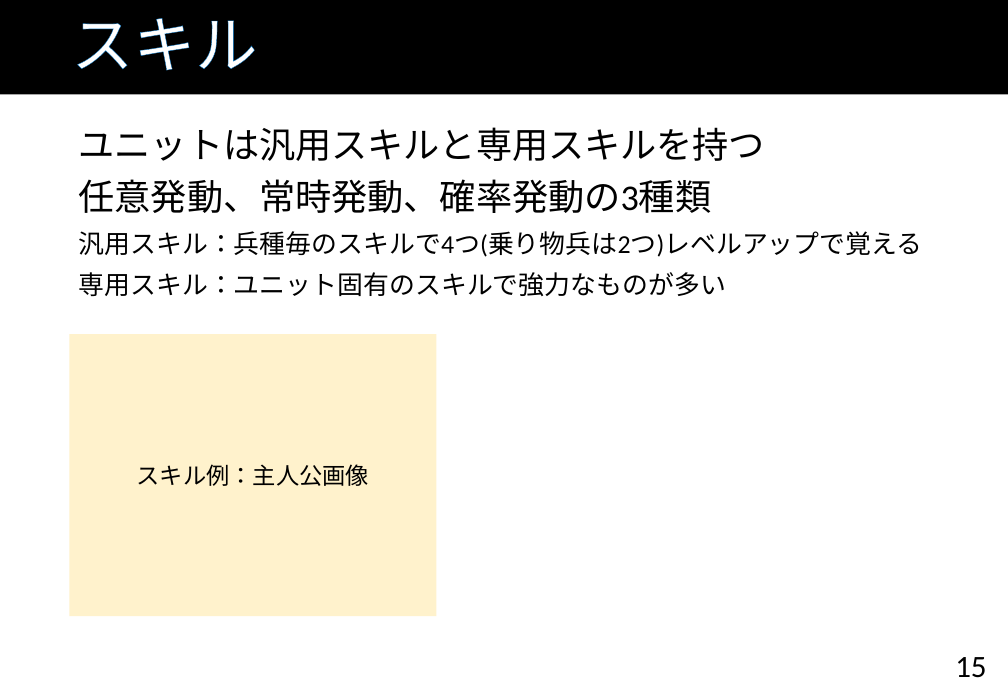
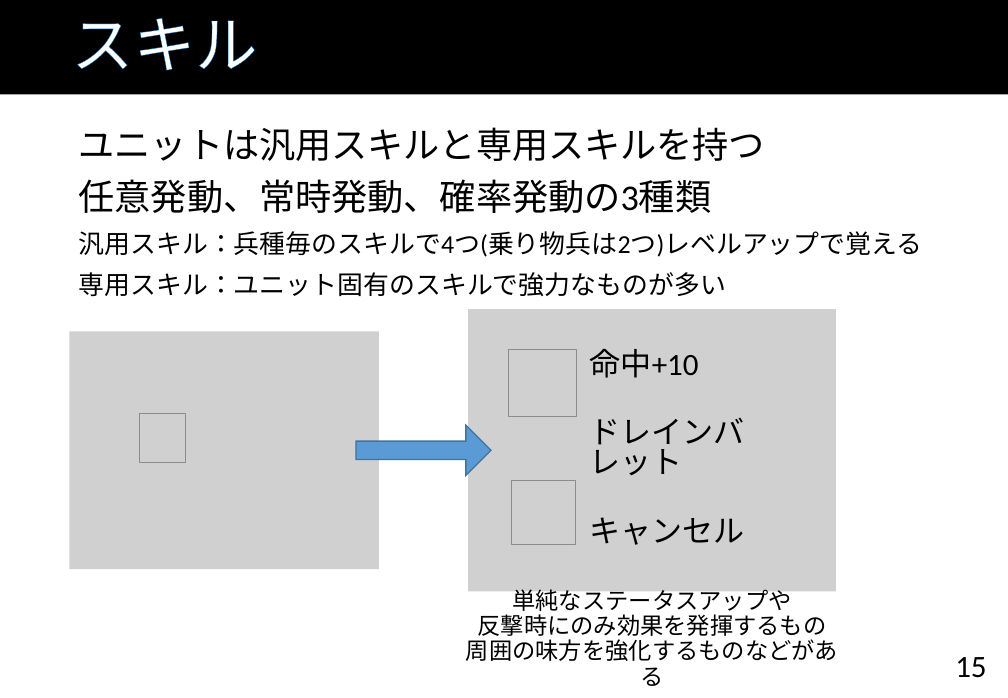
Before and after one commit to TaigaMizunuma/FreewheelExciter, a slide deck: slide 15 of Godlibrary/powerpoint/FE_proposal_ver0.5.pptx. Drawn at 1008x698 pixels with LibreOffice and Linux fonts; fonts in the diff are those of the drawing; grey boxes stand for pictures; background and template pictures are left out. Boxes give left, top, right and bottom in pixels: in the first picture for what was removed or moved away, otherwise in the second. Text is boxed around its words. In the diff, an @@ line names an element or a change of style, - is before the commit and + after.

Commit message:
企画書仕様書最新ver
・マップ4更新
・提出した企画書アップロード

```diff
--- a/Godlibrary/powerpoint/FE_proposal_ver0.5.pptx
+++ b/Godlibrary/powerpoint/FE_proposal_ver0.5.pptx
@@ picture added at [468,309,836,591] @@
@@ rectangle removed at [69,334,437,616] @@
-スキル例：主人公画像
@@ picture added at [69,331,379,570] @@
@@ picture added at [509,350,576,417] @@
@@ text added at [590,349,745,545], 24 pt, text #000000 @@
+命中+10
+ドレインバレット
+キャンセル
@@ picture added at [140,413,185,462] @@
@@ picture added at [503,419,578,494] @@
@@ right arrow added at [356,425,491,476], fill #5B9BD5, outline #43739E 1 pt @@
@@ picture added at [512,480,576,544] @@
@@ text added at [466,586,838,686], 18 pt, text #000000 @@
+単純なステータスアップや
+反撃時にのみ効果を発揮するもの
+周囲の味方を強化するものなどがある
```
Also in this commit, not shown: 14 other slides changed, 1 slide added, 5 other files.
